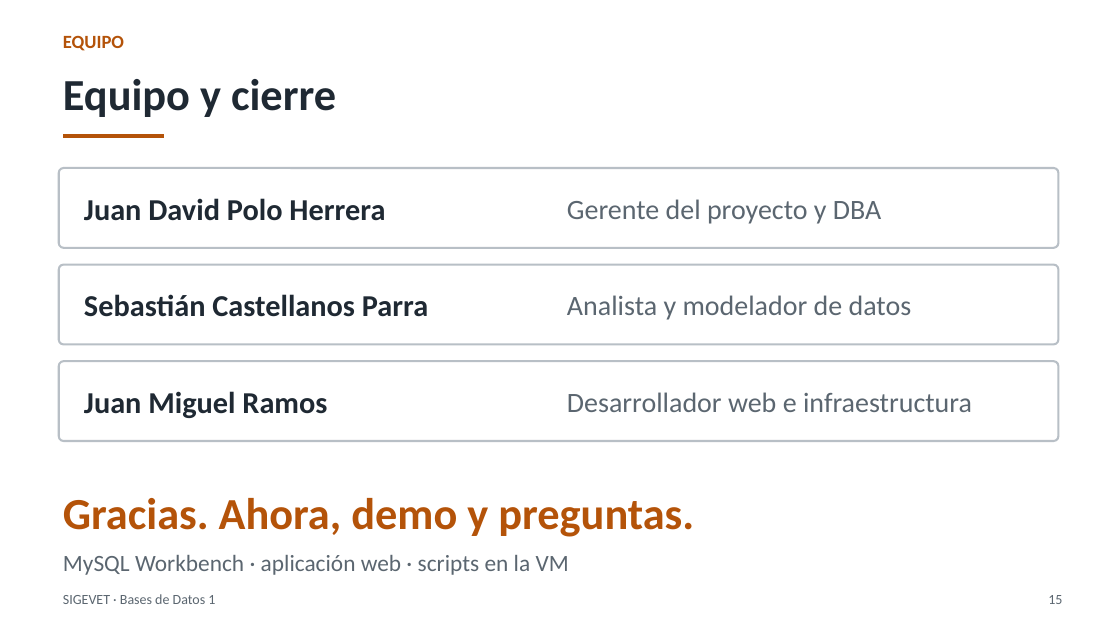
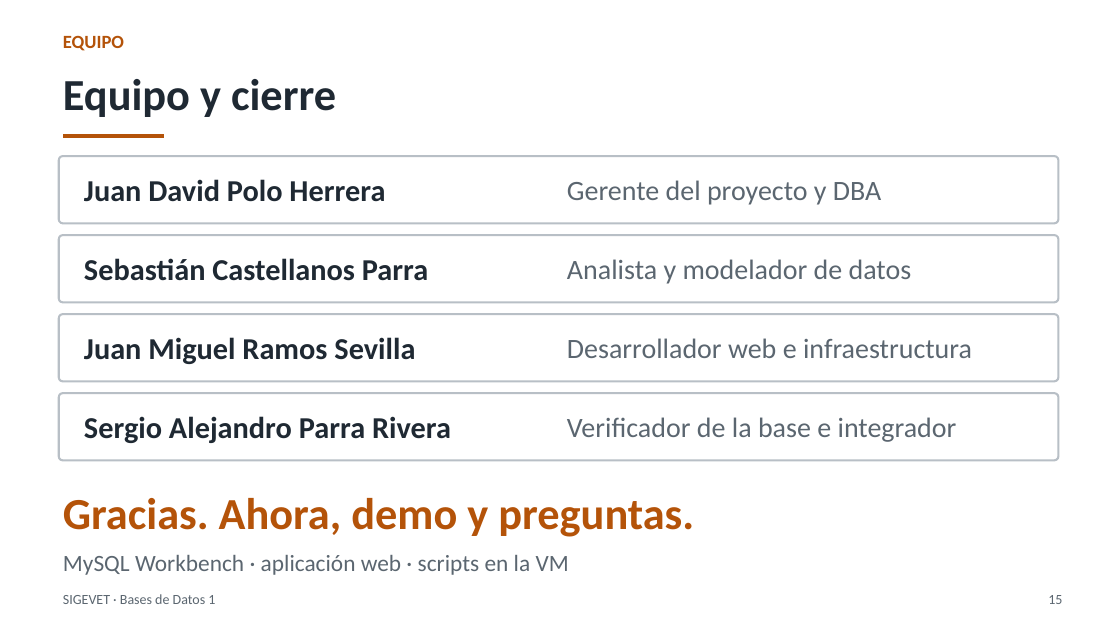
Before and after one commit to Estarlan/proyecto-bd1-sigevet, a slide deck: slide 15 of documentos/final/Presentacion_Sustentacion_SIGEVET.pptx. Drawn at 1120x630 pixels with LibreOffice and Linux fonts; fonts in the diff are those of the drawing. Boxes give left, top, right and bottom in pixels: in the first picture for what was removed or moved away, otherwise in the second. Text is boxed around its words. In the diff, an @@ line names an element or a change of style, - is before the commit and + after.

Commit message:
docs: cuatro integrantes, Sergio en cronograma y presupuesto, anfitrion Fedora y modelos de Workbench en los documentos
- nombre completo de Juan Miguel y datos de Sergio en portadas, firmas, equipo y presentacion
- cronograma y presupuesto con Sergio (385 horas y 11.603.900 COP sin cambio)
- documentos de Fase 2 con el portatil Fedora 44 como servidor y 3306 solo en 127.0.0.1
- imagenes de Workbench junto a las de Draw.io en los documentos 05 y 06
- notas internas fuera del repositorio

```diff
--- a/documentos/final/Presentacion_Sustentacion_SIGEVET.pptx
+++ b/documentos/final/Presentacion_Sustentacion_SIGEVET.pptx
@@ rounded rectangle: place and size @@
-rounded rectangle at <box>59,168,1059,248</box>
+rounded rectangle at <box>59,156,1059,223</box>
@@ text "Juan David Polo Herrera": place and size @@
-text "Juan David Polo Herrera" at <box>84,198,385,221</box>
+text "Juan David Polo Herrera" at <box>84,179,385,202</box>
@@ text "Gerente del proyecto y DBA": place and size @@
-text "Gerente del proyecto y DBA" at <box>567,199,881,224</box>
+text "Gerente del proyecto y DBA" at <box>567,180,881,205</box>
@@ rounded rectangle: place and size @@
-rounded rectangle at <box>59,265,1059,344</box>
+rounded rectangle at <box>59,235,1059,302</box>
@@ text "Sebastián Castellanos Parra": place and size @@
-text "Sebastián Castellanos Parra" at <box>84,294,428,317</box>
+text "Sebastián Castellanos Parra" at <box>84,258,428,281</box>
@@ text "Analista y modelador de datos": place and size @@
-text "Analista y modelador de datos" at <box>567,295,912,320</box>
+text "Analista y modelador de datos" at <box>567,259,912,284</box>
@@ rounded rectangle added at <box>59,314,1059,381</box>, outline #B8BFC6 1.75 pt @@
@@ text "Desarrollador web e infraestructura": place and size @@
-text "Desarrollador web e infraestructura" at <box>567,392,972,412</box>
+text "Desarrollador web e infraestructura" at <box>567,338,972,358</box>
@@ text at <box>84,337,415,364</box>: text changed @@
-Juan Miguel Ramos
+Juan Miguel Ramos Sevilla
@@ rounded rectangle: place and size @@
-rounded rectangle at <box>59,361,1059,441</box>
+rounded rectangle at <box>59,393,1059,460</box>
@@ text added at <box>84,416,451,443</box>, 26 pt, text #1F2933, bold @@
+Sergio Alejandro Parra Rivera
@@ text added at <box>567,417,957,442</box>, 24 pt, text #5B6670 @@
+Verificador de la base e integrador
```
Also in this commit, not shown: 1 other slide changed, 30 other files.
